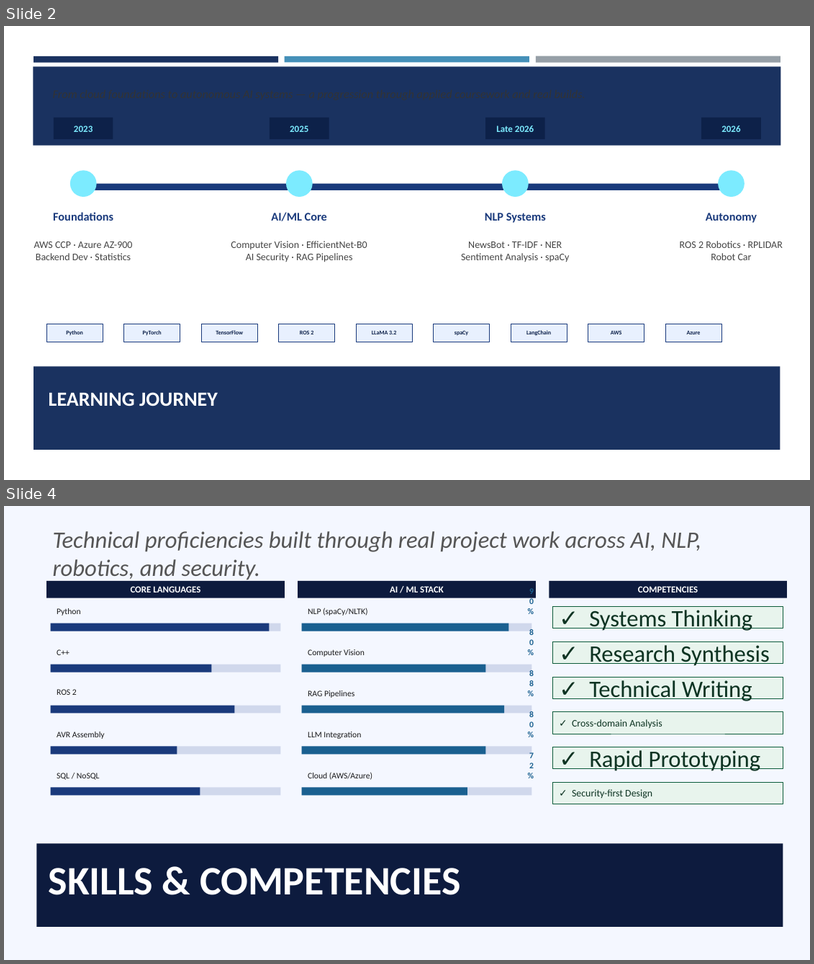
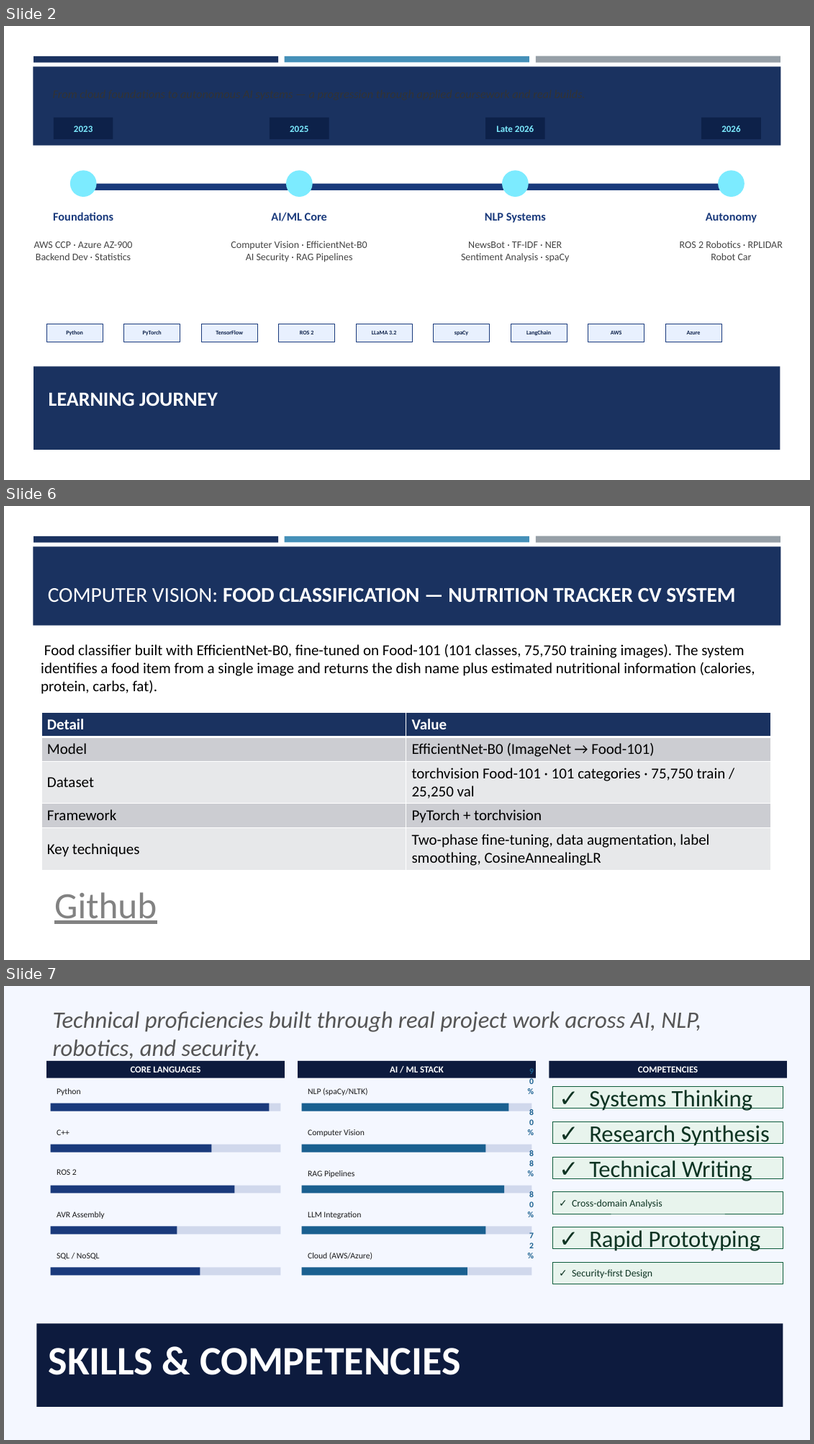
Before and after one commit to Jemimahh/Jemima-Egwurube-AI-Portfolio, a slide deck: Presentation/Pf_JemimaEgwurube_ITAI2373.pptx. Shown one above the other, each under a label of ours: slides 2 and 4 before the commit, slides 2, 6 and 7 after it; the slides between them are not shown. The pictures are 814x964 and 814x1444 pixels, drawn with LibreOffice and Linux fonts; fonts in the diff are those of the drawing. Boxes give left, top, right and bottom in pixels: in the first picture for what was removed or moved away, otherwise in the second. Text is boxed around its words. In the diff, an @@ line names an element or a change of style, - is before the commit and + after.

```diff
--- a/Presentation/Pf_JemimaEgwurube_ITAI2373.pptx
+++ b/Presentation/Pf_JemimaEgwurube_ITAI2373.pptx
@@ slide 6 added at [4, 506, 810, 960], background #FFFFFF; not listed: 4 template elements that a slide beside it also shows @@
@@ title added at [48, 587, 736, 602], 25.2 pt, text #FFFFFF, bold @@
+COMPUTER VISION: FOOD CLASSIFICATION — NUTRITION TRACKER CV SYSTEM
@@ text added at [41, 644, 756, 694], 18 pt, text #000000 @@
+Food classifier built with EfficientNet-B0, fine-tuned on Food-101 (101 classes, 75,750 training images). The system identifies a food item from a single image and returns the dish name plus estimated nutritional information (calories, protein, carbs, fat).
@@ table added at [41, 713, 771, 868], 5 rows, 2 columns @@
+Detail | Value
+Model | EfficientNet-B0 (ImageNet → Food-101)
+Dataset | torchvision Food-101 · 101 categories · 75,750 train / 25,250 val
+Framework | PyTorch + torchvision
+Key techniques | Two-phase fine-tuning, data augmentation, label smoothing, CosineAnnealingLR
@@ text added at [54, 892, 157, 924], 44 pt, text #828282, underline @@
+Github
@@ what was slide 4 is now slide 7 @@
```
Also in this commit, not shown: 3 other slides added, 1 slide removed.
